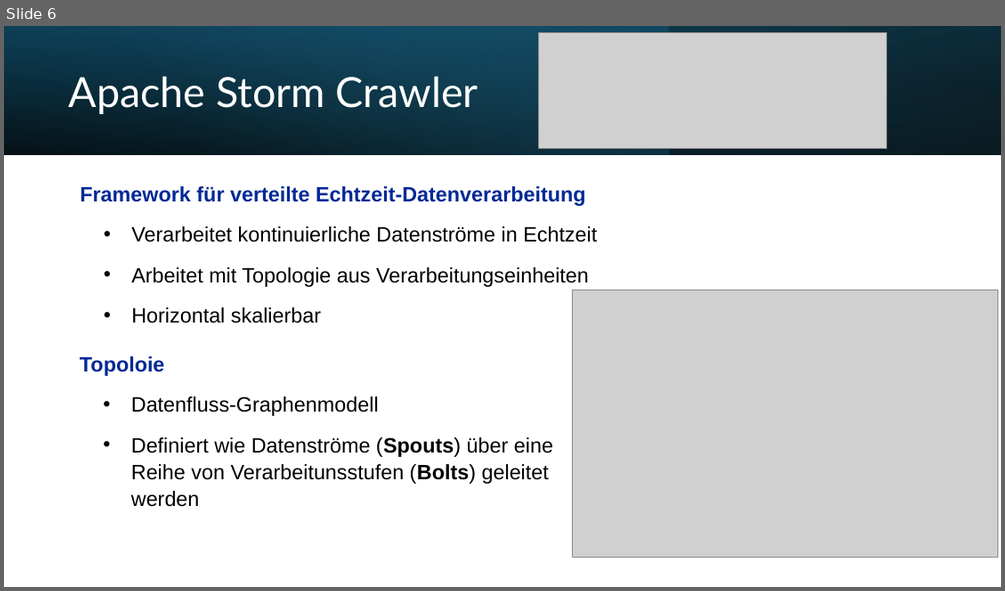
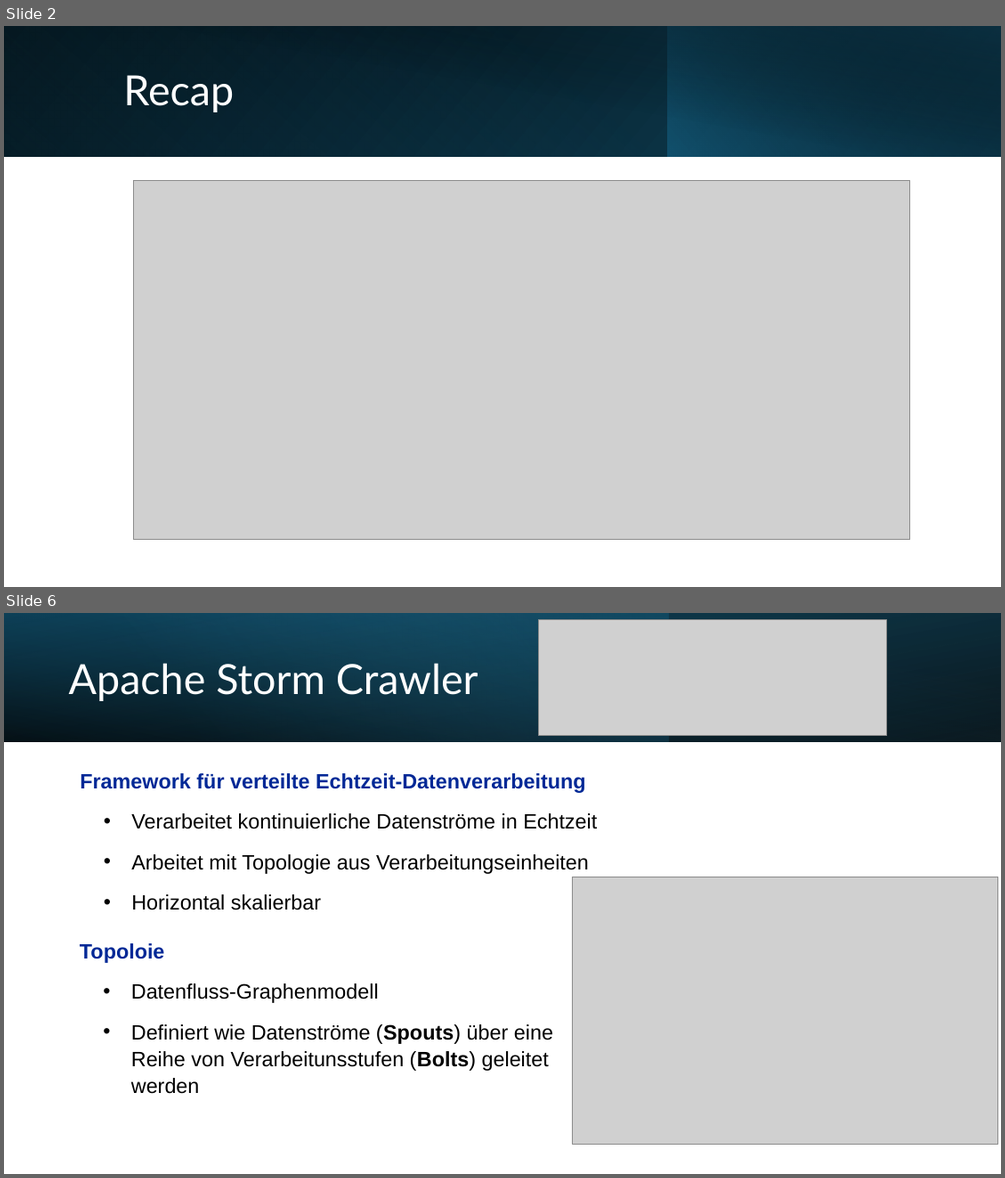
Before and after one commit to lroskn/praesi, a slide deck: Endergebnis.pptx. Shown one above the other, each under a label of ours: slide 6 before the commit, slides 2 and 6 after it; the slides between them are not shown. The pictures are 1005x591 and 1005x1178 pixels, drawn with LibreOffice and Linux fonts; fonts in the diff are those of the drawing; grey boxes stand for pictures. Boxes give left, top, right and bottom in pixels: in the first picture for what was removed or moved away, otherwise in the second. Text is boxed around its words. In the diff, an @@ line names an element or a change of style, - is before the commit and + after.

```diff
--- a/Endergebnis.pptx
+++ b/Endergebnis.pptx
@@ slide 2 added at box(4, 26, 1001, 587), background #FFFFFF @@
@@ rectangle added at box(4, 26, 1001, 156), fill gradient #000000 to #104862 @@
@@ rectangle added at box(4, 26, 668, 156), fill gradient #156082 to #0B3041 @@
@@ rectangle added at box(41, 26, 1001, 157), fill gradient #000000 to #0B3041 @@
@@ rectangle added at box(667, 26, 1001, 156), fill gradient #156082 to #000000 @@
@@ title added at box(123, 75, 234, 112), 40 pt, text #FFFFFF @@
+Recap
@@ picture added at box(133, 181, 909, 540) @@
```
Also in this commit, not shown: 1 slide changed, 3 other slides added, 4 slides removed.
